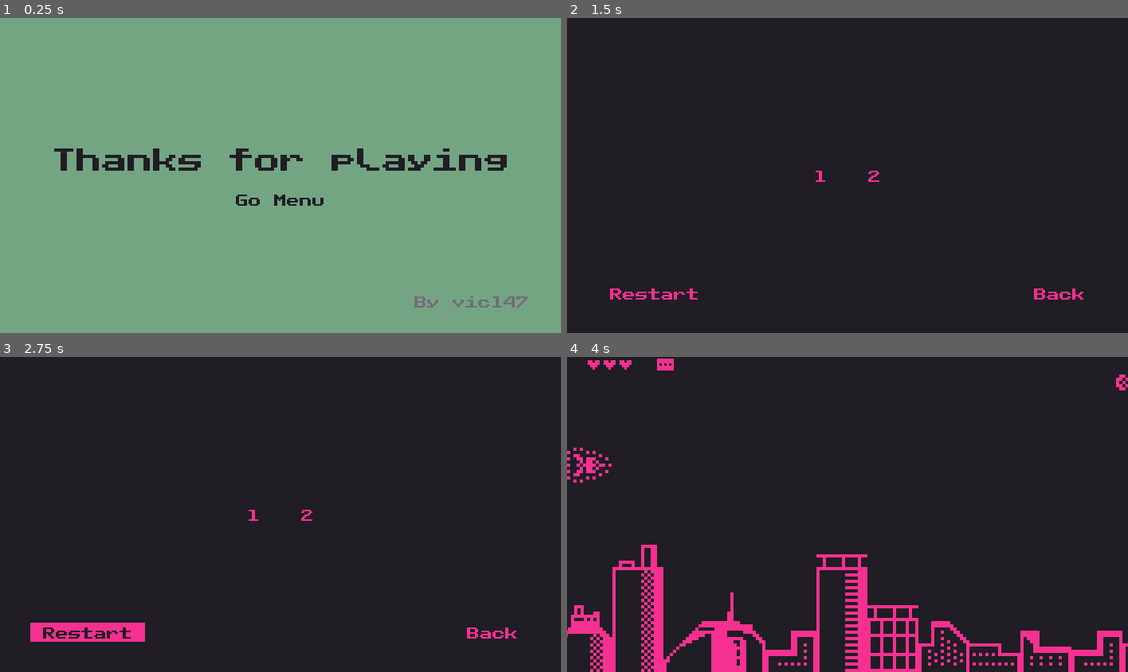
Above: before the commit, frames 1-4 (two rows, left to right).
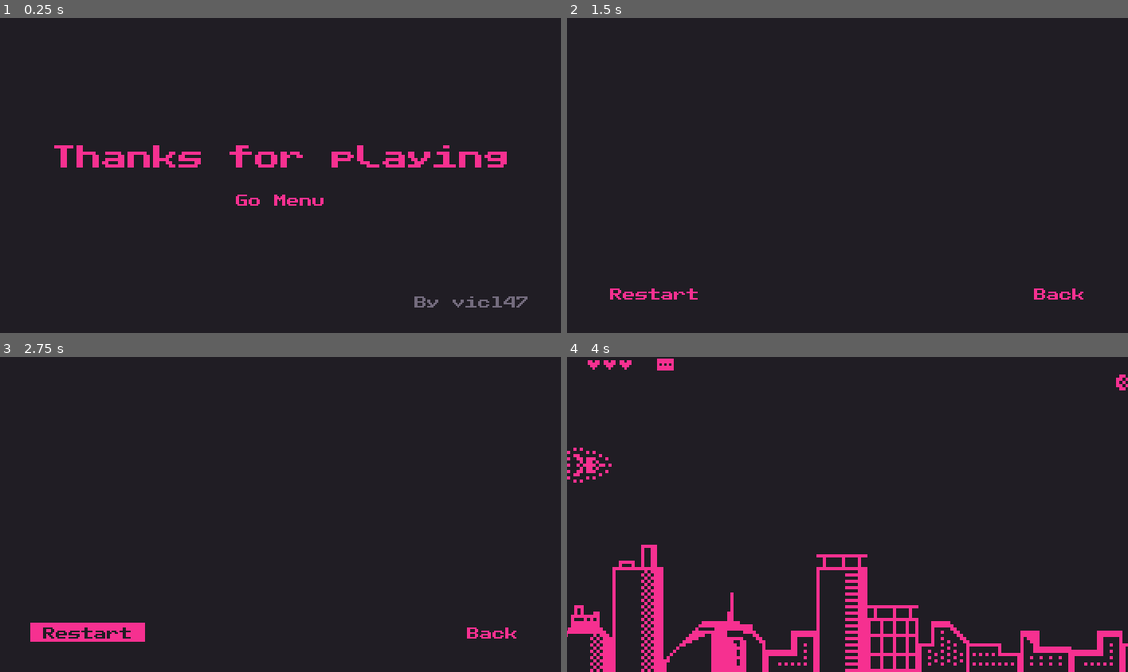
Above: after the commit, the same moments.

Repository: victor-romero-martinez/space-umpact
Game: Godot game, scene res://control/credit.tscn
Same seed, same stepped clock (60 frames per second), same inputs: the game is played once before the commit and once after it. This scene is started directly instead of the project's main scene.
Inputs:
- Up to frame 1 (0.25 s): no input
- Up to frame 2 (1.5 s): click "Go Menu" at 0.5 s; click "Level" at 1.25 s
- Up to frame 3 (2.75 s): click "Restart" at 2 s
- Up to frame 4 (4 s): click "Back" at 2.75 s; click "New game" at 3.5 s

The runs differ from the first frame. In frame 1, 99% of the frame differs, in the area x 0-100%, y 0-100%; in frame 2, less than 0.1%; in frame 3, less than 0.1%; in frame 4, nothing differs.
Error after the commit: Invalid access to property or key 'theme' on a base object of type 'Dictionary'. (res://scripts/control/credit.gd:7)

Commit message:
update: theme selection

Diff:
--- a/control/credit.tscn
+++ b/control/credit.tscn
@@ -1,7 +1,7 @@
 [gd_scene load_steps=3 format=3 uid="uid://0dg7fy1bus1q"]
 
 [ext_resource type="Script" path="res://scripts/control/credit.gd" id="1_almup"]
-[ext_resource type="Theme" uid="uid://bctd62av1qlji" path="res://control/theme/button_classic_theme.tres" id="2_ho2un"]
+[ext_resource type="Theme" uid="uid://bpw54qrjueliy" path="res://control/theme/button_pink_theme.tres" id="1_ihc5q"]
 
 [node name="Control" type="Control"]
 layout_mode = 3
@@ -10,6 +10,7 @@
 anchor_bottom = 1.0
 grow_horizontal = 2
 grow_vertical = 2
+theme = ExtResource("1_ihc5q")
 script = ExtResource("1_almup")
 
 [node name="ColorRect" type="ColorRect" parent="."]
@@ -19,7 +20,7 @@
 anchor_bottom = 1.0
 grow_horizontal = 2
 grow_vertical = 2
-color = Color(0.454902, 0.647059, 0.513726, 1)
+color = Color(0.12549, 0.113725, 0.141176, 1)
 
 [node name="MarginContainer" type="MarginContainer" parent="."]
 layout_mode = 1
@@ -42,7 +43,6 @@
 [node name="Label" type="Label" parent="MarginContainer/VBoxContainer"]
 layout_mode = 2
 size_flags_horizontal = 4
-theme = ExtResource("2_ho2un")
 text = "Thanks for playing"
 
 [node name="Button" type="Button" parent="MarginContainer/VBoxContainer"]
@@ -50,7 +50,6 @@
 size_flags_horizontal = 4
 size_flags_vertical = 4
 focus_mode = 0
-theme = ExtResource("2_ho2un")
 text = "Go Menu"
 
 [node name="Label2" type="Label" parent="MarginContainer"]
--- a/control/dead_menu.tscn
+++ b/control/dead_menu.tscn
@@ -10,6 +10,7 @@
 anchor_bottom = 1.0
 grow_horizontal = 2
 grow_vertical = 2
+theme = ExtResource("2_kx8tq")
 script = ExtResource("1_on13i")
 
 [node name="ColorRect" type="ColorRect" parent="."]
@@ -35,7 +36,6 @@
 layout_mode = 2
 size_flags_horizontal = 4
 size_flags_vertical = 0
-theme = ExtResource("2_kx8tq")
 text = "YOU ARE DEAD"
 
 [node name="VBoxContainer" type="VBoxContainer" parent="ColorRect/MarginContainer"]
@@ -45,27 +45,21 @@
 theme_override_constants/separation = 10
 
 [node name="Retry" type="Button" parent="ColorRect/MarginContainer/VBoxContainer"]
-clip_contents = true
 layout_mode = 2
 focus_mode = 0
 mouse_default_cursor_shape = 2
-theme = ExtResource("2_kx8tq")
 text = "Retry"
 
 [node name="MainMenu" type="Button" parent="ColorRect/MarginContainer/VBoxContainer"]
-clip_contents = true
 layout_mode = 2
 focus_mode = 0
 mouse_default_cursor_shape = 2
-theme = ExtResource("2_kx8tq")
 text = "Main Menu"
 
 [node name="Quit" type="Button" parent="ColorRect/MarginContainer/VBoxContainer"]
-clip_contents = true
 layout_mode = 2
 focus_mode = 0
 mouse_default_cursor_shape = 2
-theme = ExtResource("2_kx8tq")
 text = "Quit"
 
 [connection signal="pressed" from="ColorRect/MarginContainer/VBoxContainer/Retry" to="." method="_on_retry_pressed"]
--- a/control/level_menu.tscn
+++ b/control/level_menu.tscn
@@ -12,6 +12,7 @@
 anchor_bottom = 1.0
 grow_horizontal = 2
 grow_vertical = 2
+theme = ExtResource("4_2ylfj")
 script = ExtResource("1_n7du3")
 levels = Array[PackedScene]([ExtResource("2_meudv"), ExtResource("3_o7u8i")])
 
@@ -54,7 +55,6 @@
 size_flags_horizontal = 0
 focus_mode = 0
 mouse_default_cursor_shape = 2
-theme = ExtResource("4_2ylfj")
 text = "Restart"
 
 [node name="VSeparator" type="VSeparator" parent="MarginContainer/VBoxContainer"]
@@ -67,7 +67,6 @@
 size_flags_horizontal = 8
 focus_mode = 0
 mouse_default_cursor_shape = 2
-theme = ExtResource("4_2ylfj")
 text = "Back
 "
 
--- a/control/menu_pause.tscn
+++ b/control/menu_pause.tscn
@@ -12,6 +12,7 @@
 anchors_preset = 0
 offset_right = 352.0
 offset_bottom = 197.0
+theme = ExtResource("2_ao2jd")
 
 [node name="ColorRect" type="ColorRect" parent="Control"]
 layout_mode = 1
@@ -42,21 +43,18 @@
 layout_mode = 2
 focus_mode = 0
 mouse_default_cursor_shape = 2
-theme = ExtResource("2_ao2jd")
 text = "Resume"
 
 [node name="MainMenu" type="Button" parent="Control/MarginContainer/VBoxContainer"]
 layout_mode = 2
 focus_mode = 0
 mouse_default_cursor_shape = 2
-theme = ExtResource("2_ao2jd")
 text = "Main Menu"
 
 [node name="Quit" type="Button" parent="Control/MarginContainer/VBoxContainer"]
 layout_mode = 2
 focus_mode = 0
 mouse_default_cursor_shape = 2
-theme = ExtResource("2_ao2jd")
 text = "Quit"
 
 [connection signal="pressed" from="Control/MarginContainer/VBoxContainer/Resume" to="." method="_on_resume_pressed"]
--- a/global/global.gd
+++ b/global/global.gd
@@ -3,12 +3,14 @@
 
 const DEFAULT_SETTINGS := {
 		'level': 1,
-		'heart': 3
+		'heart': 3,
+		'theme': null
 	}
 
 var screen_size: Vector2
 var current_level: int = 1
 
+var game_data: Dictionary
 var player_heart: int = 3
 var player_arsenal: Array[String] = ['bullet']
 
@@ -19,41 +21,53 @@
 var hidden_player: bool = false
 
 
+## Theme colors
+var theme_schema := {
+	#index: path_custome_theme, color_rect, sprites_and_tiles, index_namber
+	0: ['res://control/theme/button_pink_theme.tres', '#201d24', '#f63090', 0],
+	1: ['res://control/theme/button_classic_theme.tres', '#74a583', '#201d24', 1]
+	}
+## User directory
+var path: String
+
 #TODO: implementar animacion de spawn
 func _ready():
 	screen_size = get_viewport_rect().size
-	var path = 'user://data.json'
+	path = 'user://data.json'
 
 	if FileAccess.file_exists(path):
-		_load_data(path)
+		_load_data()
 	else:
-		_create_data(path, DEFAULT_SETTINGS)
+		_create_data(DEFAULT_SETTINGS)
 
 
-func _create_data(path: String, data):
+func _create_data(data):
 	var file = FileAccess.open(path, FileAccess.WRITE)
 	file.store_string(JSON.stringify(data, '\t'))
 	file.close()
 
 
 func update_save_data(level: int = 1, heart: int = 3):
-	current_level = level
-	player_heart = heart
-	var temp = {
-		'level': level,
-		'heart': heart
-		}
+	game_data.level = level
+	game_data.heart = heart
 
-	_create_data('user://data.json', temp)
+	_create_data(game_data)
 
 
-func _load_data(path: String):
+func update_theme(new_theme: Array):
+	game_data.theme = new_theme
+
+	_create_data(game_data)
+
+
+func _load_data():
 	var file = FileAccess.open(path, FileAccess.READ)
 	var res = file.get_as_text()
 	var json = JSON.new()
 	var error = json.parse(res)
 	if error == OK:
 		var data = json.data
+		game_data = data
 		current_level = data.level
 		player_heart = data.heart
 	else :
--- a/scripts/control/credit.gd
+++ b/scripts/control/credit.gd
@@ -1,4 +1,13 @@
 extends Control
+
+
+
+func _ready():
+	# set color shema
+	if Global.game_data.theme:
+		theme = load(Global.game_data.theme[0])
+		$ColorRect.color = Global.game_data.theme[0]
+
 
 
 func _on_button_pressed():
--- a/scripts/control/dead_menu.gd
+++ b/scripts/control/dead_menu.gd
@@ -1,6 +1,13 @@
 extends Control
 
 @onready var global = Global
+
+
+func _ready():
+	# set color shema
+	if global.game_data.theme:
+		theme = load(global.game_data.theme[0])
+		$ColorRect.color = global.game_data.theme[1]
 
 
 func _on_retry_pressed():
--- a/scripts/control/level_menu.gd
+++ b/scripts/control/level_menu.gd
@@ -6,14 +6,22 @@
 
 @onready var level_container = %LevelContainer
 
+@onready var global = Global
+
 
 func _ready():
+	# set color shema
+	if global.game_data.theme:
+		theme = load(global.game_data.theme[0])
+		$ColorRect.color = global.game_data.theme[1]
+
+	# set levels
 	if not levels.is_empty():
-		var theme = load('res://control/theme/button_pink_theme.tres')
+		#var theme = load('res://control/theme/button_pink_theme.tres')
 		for i in range(levels.size()):
 			var button = Button.new()
 			button.text = str(i + 1)
-			button.theme = theme
+			#button.theme = theme
 			button.focus_mode = Control.FOCUS_NONE
 			button.mouse_default_cursor_shape = Control.CURSOR_POINTING_HAND
 
--- a/scripts/control/main_menu.gd
+++ b/scripts/control/main_menu.gd
@@ -10,7 +10,13 @@
 	else:
 		%ContinueBtn.disabled = true
 
+	# app settings
 	$MarginContainer/Settings.visible = false
+	# set color shema
+	if global.game_data.theme:
+		theme = load(global.game_data.theme[0])
+		$ColorRect.color = global.game_data.theme[1]
+		$MarginContainer/Settings/Theme/OptionButton.select(global.game_data.theme[3])
 
 
 func _on_new_game_pressed():
@@ -44,16 +50,12 @@
 
 
 func _on_option_button_item_selected(index):
-
-	var theme_schema := {
-		0: [load('res://control/theme/button_pink_theme.tres'), '#201d24'],
-		1: [load('res://control/theme/button_classic_theme.tres'), '#74a583']
-	}
-
 	match index:
 		0:
-			self.theme = theme_schema[index][0]
-			$ColorRect.color = Color(theme_schema[index][1])
+			self.theme = load(global.theme_schema[index][0])
+			$ColorRect.color = Color(global.theme_schema[index][1])
+			global.update_theme(global.theme_schema[index])
 		1:
-			self.theme = theme_schema[index][0]
-			$ColorRect.color = Color(theme_schema[index][1])
+			self.theme = load(global.theme_schema[index][0])
+			$ColorRect.color = Color(global.theme_schema[index][1])
+			global.update_theme(global.theme_schema[index])
--- a/scripts/control/menu_pause.gd
+++ b/scripts/control/menu_pause.gd
@@ -2,9 +2,16 @@
 
 signal resume
 
+@onready var global = Global
 
 func _ready():
 	self.hide()
+
+	# set color shema
+	if global.game_data.theme:
+		$Control.theme = load(global.game_data.theme[0])
+		$Control/ColorRect.color = global.game_data.theme[1]
+
 
 
 func _on_resume_pressed():
